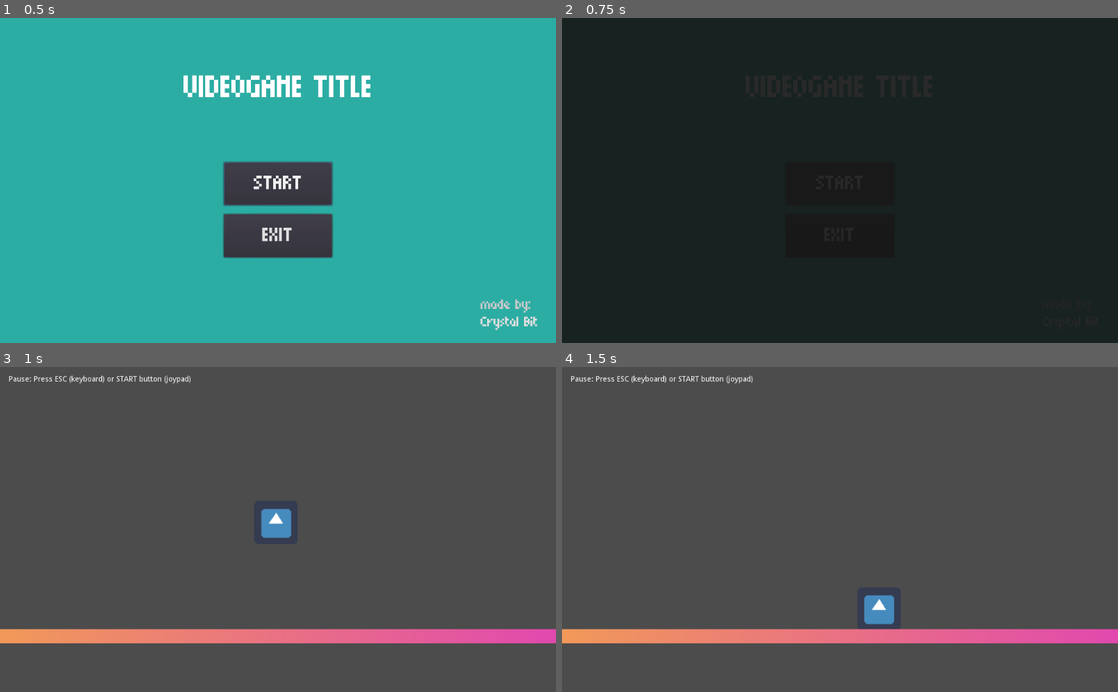
Above: before the commit, frames 1-4 (two rows, left to right).
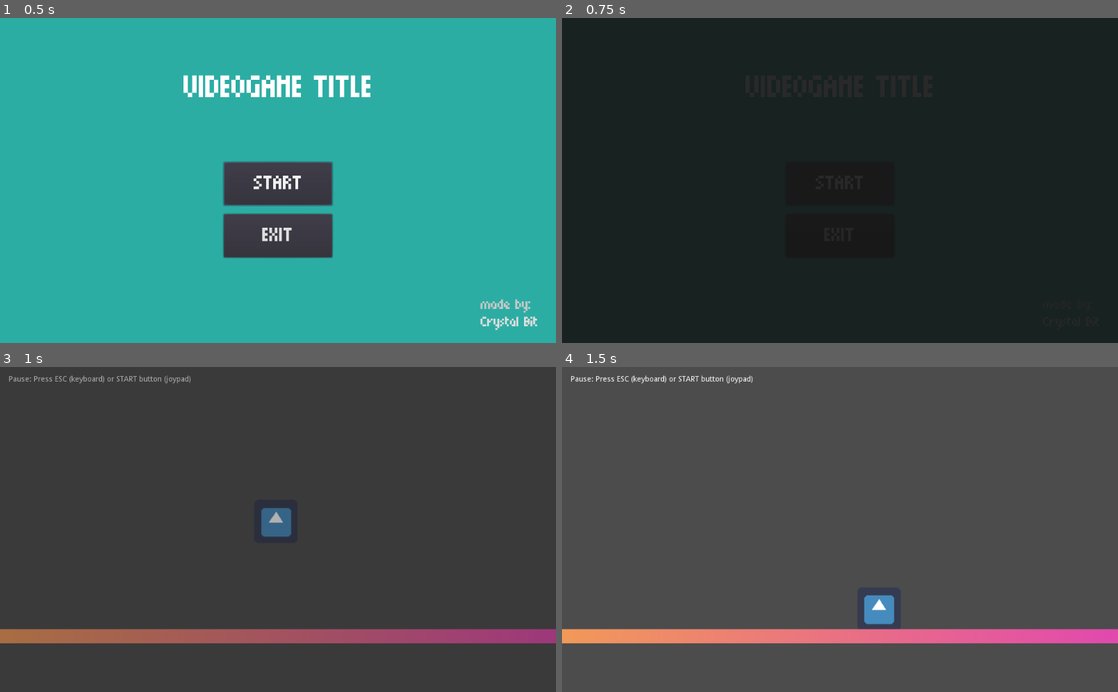
Above: after the commit, the same moments.

Repository: crystal-bit/godot-game-template
Game: Godot game, scene res://scenes/main.tscn
Same seed, same stepped clock (60 frames per second), same inputs: the game is played once before the commit and once after it. The engine's default icon, where the game draws it, is replaced by a stand-in: a white triangle on a blue panel in a dark square.
Inputs:
- Up to frame 1 (0.5 s): no input
- Up to frame 2 (0.75 s): click "START" at 0.5 s
- Up to frame 3 (1 s): no input
- Up to frame 4 (1.5 s): hold Right (ui_right) from 1.28 s (still down)

Frames 1-2 are identical in both runs. In frame 3, 5.3% of the frame differs, in the area x 0-100%, y 2-86%; in frame 4, nothing differs.

Commit message:
Restore params passing and load time log features

Diff:
--- a/autoload/scenes.gd
+++ b/autoload/scenes.gd
@@ -12,7 +12,8 @@
 var loader
 var wait_frames := 0
 var time_max = 100 # msec
-
+var loading_start_time = 0
+var _params = {}
 
 func _ready():
 	if main == null:
@@ -42,6 +43,8 @@
 
 
 func _change_scene_multithread(new_scene: String, params = {}):
+	_params = params
+	loading_start_time = OS.get_ticks_msec()
 	var transitions: Transitions = main.transitions
 	loader = ResourceLoader.load_interactive(new_scene)
 	if loader == null: # Check for errors.
@@ -51,32 +54,23 @@
 	pause_mode = Node.PAUSE_MODE_PROCESS
 	set_process(true)
 	transitions.fade_in()
-	yield(transitions.anim, "animation_finished")
 	wait_frames = 1
 
 
 func _process(delta: float) -> void:
 	if loader == null:
-		# no need to process anymore
 		set_process(false)
 		return
-
-	# Wait for frames to let the "loading" animation show up.
+	# let the "loading" animation show up.
 	if wait_frames > 0:
 		wait_frames -= 1
 		return
-
 	var t = OS.get_ticks_msec()
 	# Use "time_max" to control for how long we block this thread.
 	while OS.get_ticks_msec() < t + time_max:
-		# Poll your loader.
 		var err = loader.poll()
-		if err == ERR_FILE_EOF: # Finished loading.
-			var resource = loader.get_resource()
-			loader = null
-			if main.transitions.playing():
-				yield(main.transitions.anim, "animation_finished")
-			_set_new_scene(resource)
+		if err == ERR_FILE_EOF:
+			_on_multithread_loading_completed()
 			break
 		elif err == OK:
 			# update_progress()
@@ -87,21 +81,29 @@
 			break
 
 
+func _on_multithread_loading_completed():
+	var resource = loader.get_resource()
+	loader = null
+	if main.transitions.playing():
+		yield(main.transitions.anim, "animation_finished")
+	var load_time = OS.get_ticks_msec() - loading_start_time # ms
+	print("{scn} loaded in {elapsed}ms".format({ 'scn': resource, 'elapsed': load_time }))
+	# artificially wait some time in order to have a gentle scene transition
+	if load_time < minimum_load_time:
+		yield(get_tree().create_timer((minimum_load_time - load_time) / 1000.0), "timeout")
+	_set_new_scene(resource)
+
+
 func _set_new_scene(resource: PackedScene):
 	var current_scene = get_current_scene_node()
 	current_scene.queue_free()
 	var instanced_scn = resource.instance() # triggers _init
 	main.active_scene_container.add_child(instanced_scn) # triggers _ready
 
-#	var load_time = OS.get_ticks_msec() - loading_start_time # ms
-#	print("{scn} loaded in {elapsed}ms".format({ 'scn': new_scene, 'elapsed': load_time }))
-#	# artificially wait some time in order to have a gentle game transition
-#	if load_time < minimum_load_time:
-#		yield(get_tree().create_timer((minimum_load_time - load_time) / 1000.0), "timeout")
 	var transitions: Transitions = main.transitions
 	transitions.fade_out()
-#	if instanced_scn.has_method("pre_start"):
-#		instanced_scn.pre_start(params)
+	if instanced_scn.has_method("pre_start"):
+		instanced_scn.pre_start(_params)
 	yield(transitions.anim, "animation_finished")
 	get_tree().paused = false
 	if instanced_scn.has_method("start"):
